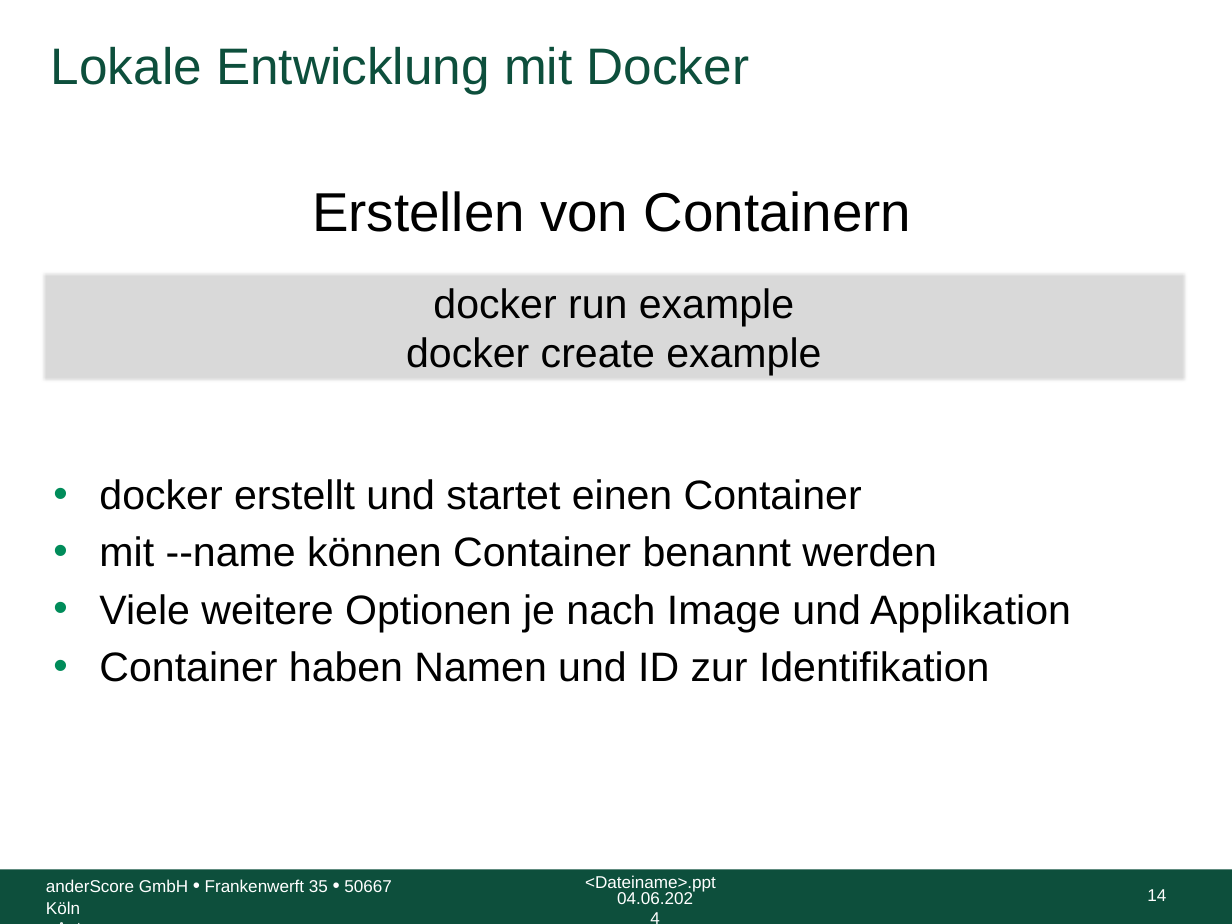
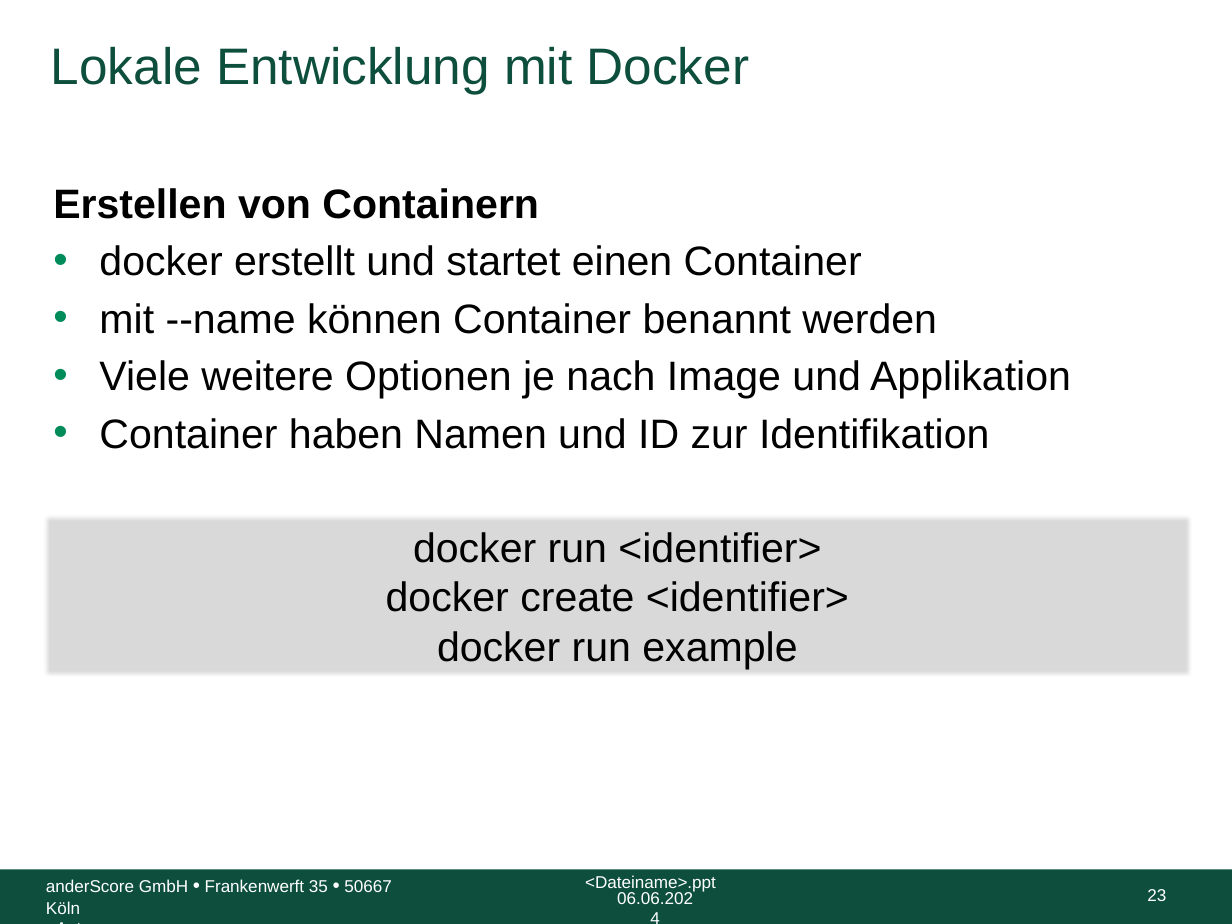
Before and after one commit to anderscore-gmbh/gitlab, a slide deck: slide 23 of slides/Tag-3_1-Docker.pptx (slide 14 before the commit). Drawn at 1232x924 pixels with LibreOffice and Linux fonts; fonts in the diff are those of the drawing; background and template pictures are left out. Boxes give left, top, right and bottom in pixels: in the first picture for what was removed or moved away, otherwise in the second. Text is boxed around its words. In the diff, an @@ line names an element or a change of style, - is before the commit and + after.

Commit message:
Formatanpassungen und Folien zu Dockerfile

```diff
--- a/slides/Tag-3_1-Docker.pptx
+++ b/slides/Tag-3_1-Docker.pptx
@@ text "Erstellen von Containern": place and size @@
-text "Erstellen von Containern" at [99, 479, 1071, 682]
+text "Erstellen von Containern" at [53, 188, 1071, 449]
@@ text at [53, 188, 539, 219]: paragraph added @@
+Erstellen von Containern
@@ text removed at [312, 191, 912, 232] @@
-Erstellen von Containern
@@ text in rectangle at [406, 337, 821, 375]: paragraph removed @@
-docker create example
@@ rectangle "docker run <identifier>": place and size @@
-rectangle "docker run <identifier>" at [41, 271, 1188, 383]
+rectangle "docker run <identifier>" at [43, 515, 1190, 676]
@@ text in rectangle at [386, 532, 849, 612]: paragraphs added @@
+docker run <identifier>
+docker create <identifier>
@@ text at [617, 892, 693, 904]: text changed @@
-04.06.2024
+06.06.2024
@@ page number at [1147, 889, 1166, 901]: text changed @@
-14
+23
```
Also in this commit, not shown: 22 other slides changed, 9 slides added, 3 other files.
